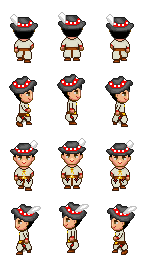
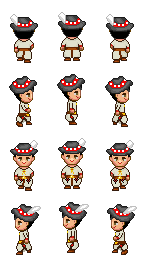
Layered file, before and after one edit (144 x 256). Changes by layer:
painted on "kolor oczu" over left=18, top=92, right=126, bottom=225
painted on "baza" over left=18, top=90, right=126, bottom=225
